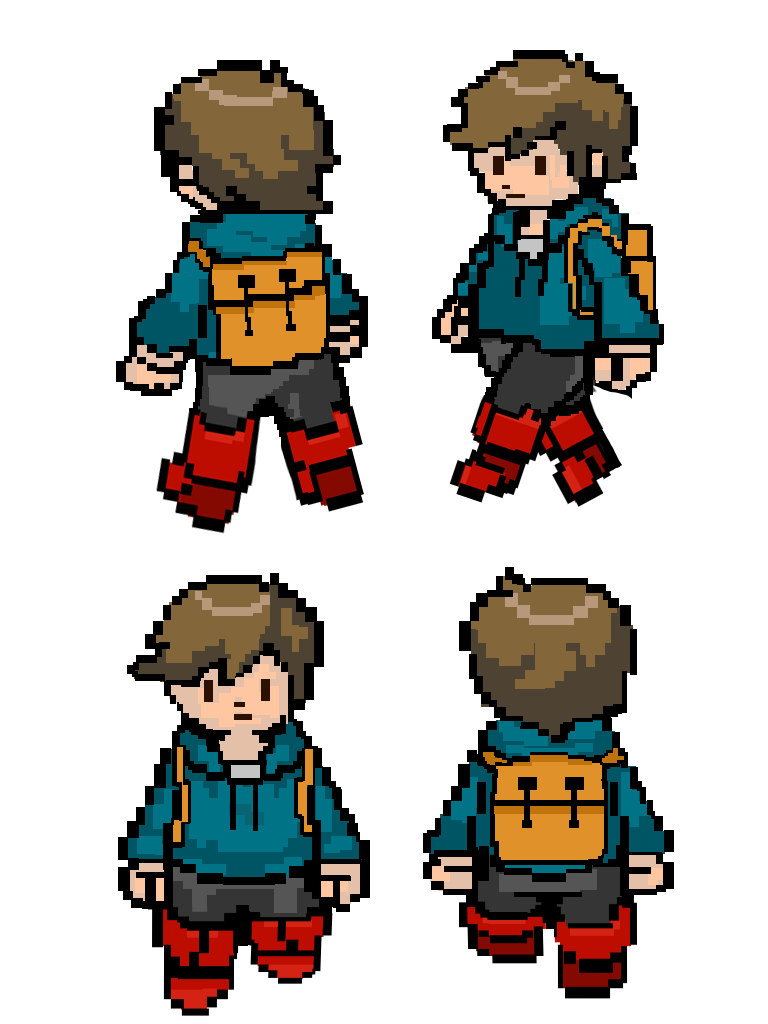
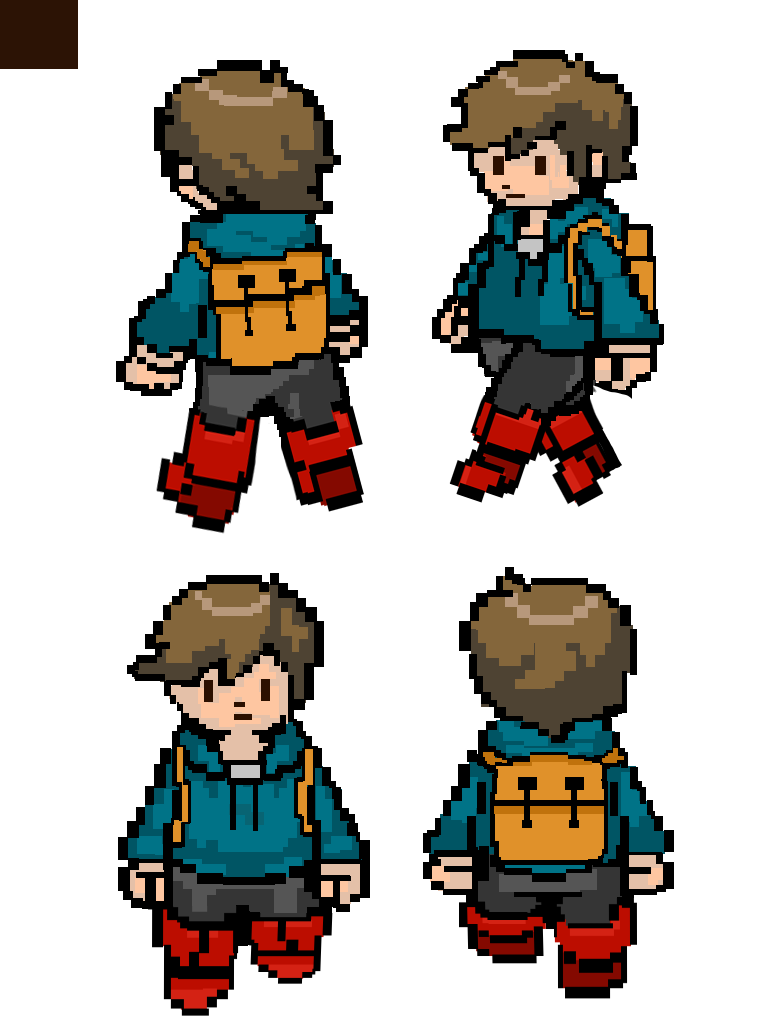
Revision of a layered 768 × 1024 image; what changed, layer by layer:
painted on "Paint Layer 8" (3rd of 3) over left=0, top=0, right=78, bottom=69
